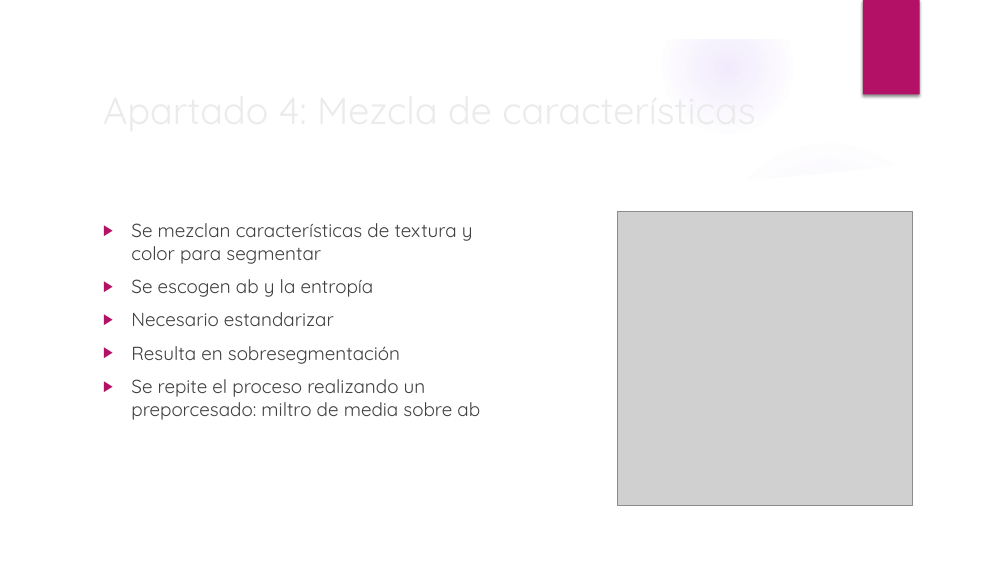
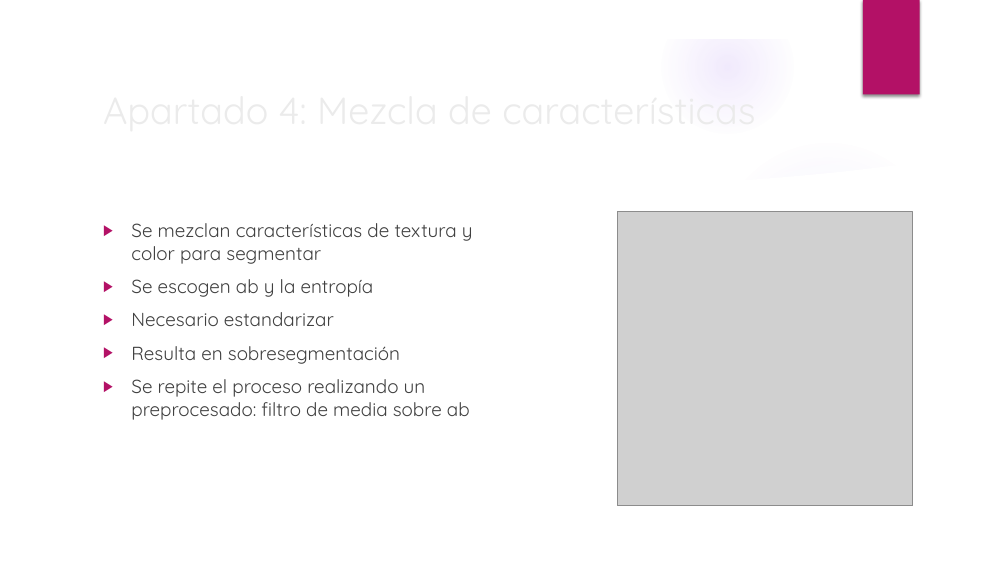
Before and after one commit to RoboticsLabURJC/2019-tfg-ana-cuevas, a slide deck: slide 15 of memoria/Presentacion.pptx (slide 18 before the commit). Drawn at 1008x567 pixels with LibreOffice and Linux fonts; fonts in the diff are those of the drawing; grey boxes stand for pictures; background and template pictures are left out. Boxes give left, top, right and bottom in pixels: in the first picture for what was removed or moved away, otherwise in the second. Text is boxed around its words. In the diff, an @@ line names an element or a change of style, - is before the commit and + after.

```diff
--- a/memoria/Presentacion.pptx
+++ b/memoria/Presentacion.pptx
@@ text at bbox=[131, 379, 470, 420]: text changed @@
-▶ Se repite el proceso realizando un preporcesado: miltro de media sobre ab
+▶ Se repite el proceso realizando un preprocesado: filtro de media sobre ab
```
Also in this commit, not shown: 6 other slides changed, 2 slides added, 3 slides removed, 6 other files.
